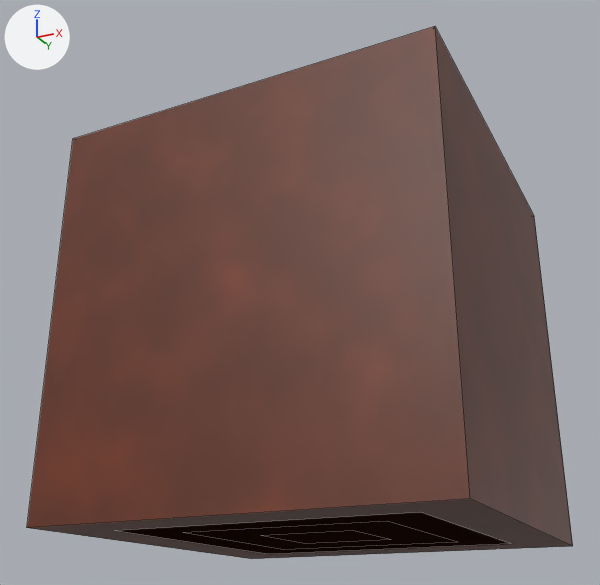
One commit to the Blender file Assets/Models/Wall/WoodWall.blend: the scene before it, then after it.
The view is the same before and after, from a 50 mm lens placed at (1.78, -3.86, -1.41), pointed at (-0.07, -0.15, 0.26). Arrows for +X, +Y and +Z are at upper left; the lights stay in place. Mesh edges are drawn as thin lines.

Before the edit, the objects in view are built like this:
```python
me_cube_005 = bpy.data.meshes.new('Cube.005')
me_cube_005.from_pydata(...)  # 80 vertices, 68 faces; spans x -4.15..4.15, y -4.15..4.15, z -1.0..1.0
# faces by material slot: [56, 12]
me_cube_005.materials.append(mat_bark)  # picture img_bark_base_color
me_cube_005.materials.append(mat_body)  # brown #a17442
ob_wood = bpy.data.objects.new('Wood', me_cube_005)
ob_wood.location = (0.0, 0.0, 0.0)
ob_wood.scale = (0.241, 0.241, 1.0)
```
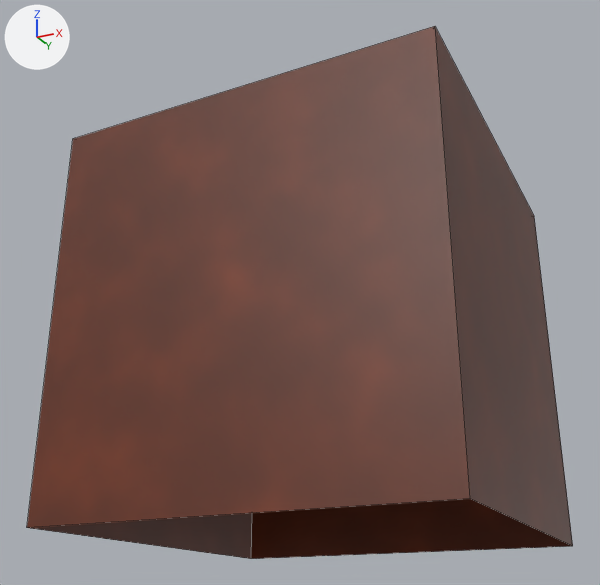
Commit message: Modify blender model & Add TestWall2
Modify
blender model

Changed parts and their boxes (x1, y1, x2, y2) in the pictures (600 x 585 px):
part 1 of me_cube_005, cut back (black)
    before: (32, 499, 571, 559)

What changed in the scene script:
```text
Change me_cube_005:
    used by ob_wood; location = (0.0, 0.0, 0.0); scale = (0.241, 0.241, 1.0)
    remove me_cube_005.from_pydata(...)  # 80 vertices, 68 faces; spans x -4.15..4.15, y -4.15..4.15, z -1.0..1.0
    add me_cube_005.from_pydata(...)  # 76 vertices, 55 faces, 3 loose edges; spans x -4.15..4.15, y -4.15..4.15, z -1.0..1.0
    me_cube_005 part 1
    9 vertices are removed from x -4.04..4.04, y -4.04..4.04, z -1.0..-0.98
    16 faces are deleted
    4 vertices in x -3.03..3.03, y -3.03..3.03, z -1.0 move by (0.0, 0.0, 1.85)
    4 vertices in x -1.0..1.0, y -1.0..1.0, z -1.0 move by (0.0, 0.0, 1.93)
    3 vertices in x -2.11..2.11, y -2.11..2.11, z -1.0 move by (0.0, 0.0, 1.8)
    5 vertices are added at (2.58, -2.58, 0.8), (1.8, -1.8, 0.8), (2.11, -2.11, 0.8), (-2.06, -2.06, 0.77), (2.06, 2.06, 0.77)
    3 loose edges are added
    3 new faces join them, mat_bark (picture img_bark_png)
```
